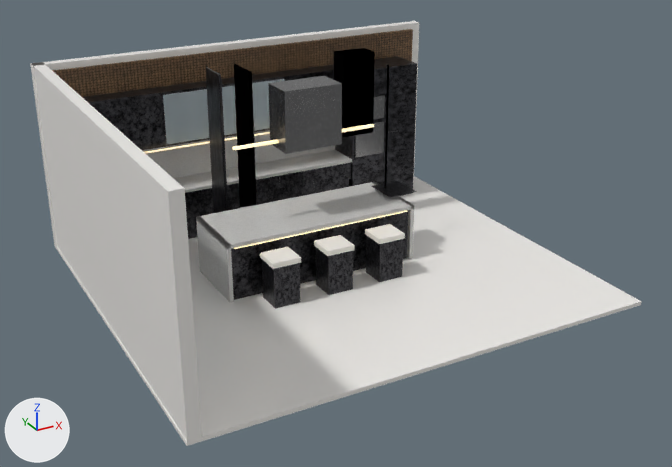
The glTF model public/assets/3d-templates/models/cozinha-interna.glb as it was, and as the next commit left it.
Before and after are seen from a 50 mm lens placed at (-6.39, -11.85, 6.54), pointed at (-0.05, -0.34, 0.78). The lights are fixed; the arrows at lower left show +X, +Y and +Z. The picture after the commit comes second. Where no turn or scale is listed for an object, it has been applied to the vertices. Vertices at exactly the same position are counted once.

Script lines for the objects in view, before the commit:
```python
ob_node_ceramica_acetinada = bpy.data.objects.new('node_ceramica_acetinada', me_mesh_ceramica_acetinada)
ob_node_ceramica_acetinada.location = (0.0, 0.0, 1.52)
ob_node_fita_led_2700k = bpy.data.objects.new('node_fita_led_2700k', me_mesh_fita_led_2700k)
ob_node_fita_led_2700k.location = (-0.6, 1.09, 1.52)
ob_node_inox_escovado = bpy.data.objects.new('node_inox_escovado', me_mesh_inox_escovado)
ob_node_inox_escovado.location = (0.84, 1.15, 1.98)
ob_node_madeira_deck_natural = bpy.data.objects.new('node_madeira_deck_natural', me_mesh_madeira_deck_natural)
ob_node_madeira_deck_natural.location = (0.0, 2.96, 1.52)
ob_node_metal_matte_black = bpy.data.objects.new('node_metal_matte_black', me_mesh_metal_matte_black)
ob_node_metal_matte_black.location = (0.08, 1.08, 1.53)
ob_node_pedra_bancada_clearcoat = bpy.data.objects.new('node_pedra_bancada_clearcoat', me_mesh_pedra_bancada_clearcoat)
ob_node_pedra_bancada_clearcoat.location = (-0.6, 1.32, 0.8)
ob_node_tecido_juta_linho = bpy.data.objects.new('node_tecido_juta_linho', me_mesh_tecido_juta_linho)
ob_node_tecido_juta_linho.location = (-0.2, -0.55, 0.7)
ob_node_vidro_pele_de_vidro = bpy.data.objects.new('node_vidro_pele_de_vidro', me_mesh_vidro_pele_de_vidro)
ob_node_vidro_pele_de_vidro.location = (-1.45, 0.2, 1.52)
```
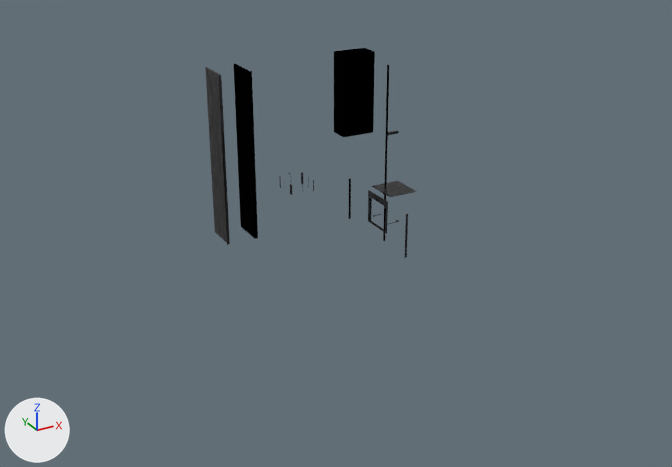
Where the newer file only moved an object's origin or applied its transform, the numbers keep the older frame.

Pixel boxes [x1, y1, x2, y2] of what changed, in the pictures (672 x 467 px):
```json
{"object": "node_ceramica_acetinada", "change": "deleted", "before": [30, 21, 642, 446]}
{"object": "node_metal_matte_black", "change": "reshaped", "before": [83, 48, 417, 309], "after": [205, 48, 417, 258], "on screen": "36% narrower, 19% shorter"}
{"object": "node_pedra_bancada_clearcoat", "change": "deleted", "before": [142, 130, 414, 303]}
{"object": "node_madeira_deck_natural", "change": "deleted", "before": [52, 29, 413, 98], "on screen": "brown"}
{"object": "node_inox_escovado", "change": "deleted", "before": [268, 76, 385, 158]}
{"object": "node_vidro_pele_de_vidro", "change": "deleted", "before": [163, 79, 285, 144]}
{"object": "node_tecido_juta_linho", "change": "deleted", "before": [260, 224, 405, 269]}
{"object": "node_fita_led_2700k", "change": "deleted", "before": [144, 124, 407, 249]}
{"part": 1, "of": "me_mesh_metal_matte_black", "change": "deleted", "before": [83, 56, 417, 309]}
{"part": 2, "of": "me_mesh_metal_matte_black", "change": "cut back", "before": [231, 173, 408, 300], "after": [368, 191, 399, 231]}
```

Edits to the scene script, one JSON object a line:
```json
{"block": "me_mesh_metal_matte_black", "where": "# used by ob_node_metal_matte_black; location = (0.08, 1.08, 1.53)"}
{"op": "remove", "block": "me_mesh_metal_matte_black", "code": "me_mesh_metal_matte_black.from_pydata(...)  # 912 vertices, 1321 faces; spans x -2.98..2.98, y -1.84..1.84, z -1.53..1.53"}
{"op": "add", "block": "me_mesh_metal_matte_black", "code": "me_mesh_metal_matte_black.from_pydata(...)  # 1815 vertices, 2685 faces; spans x -1.26..1.68, y -1.57..0.87, z -1.51..1.53"}
{"block": "me_mesh_metal_matte_black", "change": "me_mesh_metal_matte_black part 1: 6 loose pieces with 48 vertices, spanning x -2.98..2.98, y -1.84..1.84, z -1.53..1.01, are deleted"}
{"block": "me_mesh_metal_matte_black", "change": "me_mesh_metal_matte_black part 2: 2 vertices moved within x 0.16, y 0.81..0.82, z -0.53; 20 vertices removed from x -1.83..1.27, y -1.28..0.83, z -1.53..-0.53; 971 vertices added at x 0.16..1.6, y -0.95..0.83, z -1.17..0.36"}
{"op": "remove", "block": "ob_node_ceramica_acetinada", "code": ["ob_node_ceramica_acetinada = bpy.data.objects.new('node_ceramica_acetinada', me_mesh_ceramica_acetinada)", "ob_node_ceramica_acetinada.location = (0.0, 0.0, 1.52)"]}
{"op": "remove", "block": "ob_node_madeira_deck_natural", "code": ["ob_node_madeira_deck_natural = bpy.data.objects.new('node_madeira_deck_natural', me_mesh_madeira_deck_natural)", "ob_node_madeira_deck_natural.location = (0.0, 2.96, 1.52)"]}
{"op": "remove", "block": "ob_node_pedra_bancada_clearcoat", "code": ["ob_node_pedra_bancada_clearcoat = bpy.data.objects.new('node_pedra_bancada_clearcoat', me_mesh_pedra_bancada_clearcoat)", "ob_node_pedra_bancada_clearcoat.location = (-0.6, 1.32, 0.8)"]}
{"op": "remove", "block": "ob_node_vidro_pele_de_vidro", "code": ["ob_node_vidro_pele_de_vidro = bpy.data.objects.new('node_vidro_pele_de_vidro', me_mesh_vidro_pele_de_vidro)", "ob_node_vidro_pele_de_vidro.location = (-1.45, 0.2, 1.52)"]}
{"op": "remove", "block": "ob_node_fita_led_2700k", "code": ["ob_node_fita_led_2700k = bpy.data.objects.new('node_fita_led_2700k', me_mesh_fita_led_2700k)", "ob_node_fita_led_2700k.location = (-0.6, 1.09, 1.52)"]}
{"op": "remove", "block": "ob_node_inox_escovado", "code": ["ob_node_inox_escovado = bpy.data.objects.new('node_inox_escovado', me_mesh_inox_escovado)", "ob_node_inox_escovado.location = (0.84, 1.15, 1.98)"]}
{"op": "remove", "block": "ob_node_tecido_juta_linho", "code": ["ob_node_tecido_juta_linho = bpy.data.objects.new('node_tecido_juta_linho', me_mesh_tecido_juta_linho)", "ob_node_tecido_juta_linho.location = (-0.2, -0.55, 0.7)"]}
```
